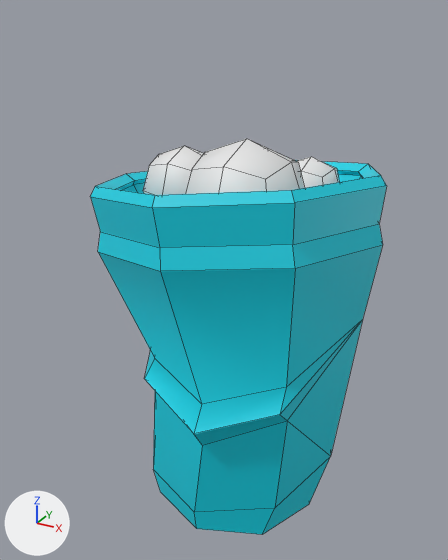
The FBX model MGSC/Assets/Project/Art/Environment/Props/Game Play Props/SlushStation/SM_Drink_Eye.fbx as it was, and as the next commit left it.
The view is the same before and after, from a camera (50 mm lens) standing at (0.203, -0.393, 0.386) and looking at (-0.007, -0.012, 0.195). Every picture has the same lights, and +X, +Y and +Z are marked at lower left. The picture after the commit comes second. Mesh edges are drawn as thin lines. Where no turn or scale is listed for an object, it has been applied to the vertices.

The older version as bpy lines, for what is in view:
```python
me_sm_eyes = bpy.data.meshes.new('SM_Eyes')
me_sm_eyes.from_pydata(...)  # 104 vertices, 96 faces; spans x -0.031..0.105, y -0.063..0.087, z -0.042..0.045
me_sm_glass = bpy.data.meshes.new('SM_Glass')
me_sm_glass.from_pydata(...)  # 112 vertices, 114 faces; spans x -0.11..0.108, y -0.105..0.113, z -0.002..0.29
# faces by material slot: [97, 17]
me_sm_glass.materials.append(mat_id1_002)  # cyan #00d3e7
me_sm_glass.materials.append(mat_id2_002)  # pink #d55ce7
ob_sm_eyes = bpy.data.objects.new('SM_Eyes', me_sm_eyes)
ob_sm_eyes.location = (-0.04, -0.0111, 0.2636)
ob_sm_glass = bpy.data.objects.new('SM_Glass', me_sm_glass)
ob_sm_glass.location = (0.0, 0.0, 0.0)
```
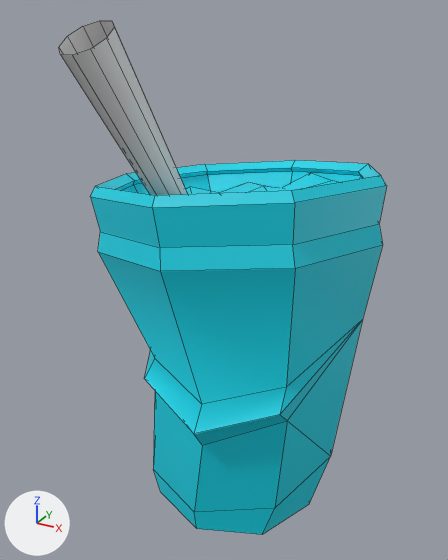
Where the newer file only moved an object's origin or applied its transform, the numbers keep the older frame.

Edits to the bpy script that builds the scene:
```text
Add me_sm_eyetopping:
    me_sm_eyetopping.from_pydata([(-0.04, -0.111, 0.377), (-0.031, -0.107, 0.38), (-0.021, -0.11, 0.38), (-0.014, -0.116, 0.377), (-0.012, -0.125, 0.372), (-0.017, -0.133, 0.367), (-0.026, -0.136, 0.364), (-0.036, -0.134, 0.364), (-0.043, -0.127, 0.367), (-0.045, -0.118, 0.372), (-0.01, -0.01, 0.185), (-0.006, -0.009, 0.186), (-0.002, -0.009, 0.186), (0.0, -0.012, 0.185), (0.001, -0.015, 0.183), (-0.001, -0.018, 0.181), (-0.005, -0.019, 0.18), (-0.008, -0.019, 0.18), (-0.011, -0.016, 0.181), (-0.011, -0.013, 0.183)], [], [(0, 10, 19, 9), (1, 11, 10, 0), (2, 12, 11, 1), (3, 13, 12, 2), (4, 14, 13, 3), (5, 15, 14, 4), (6, 16, 15, 5), (7, 17, 16, 6), (8, 18, 17, 7), (9, 19, 18, 8)])
Remove ob_sm_eyes:
    ob_sm_eyes = bpy.data.objects.new('SM_Eyes', me_sm_eyes)
    ob_sm_eyes.location = (-0.04, -0.0111, 0.2636)
Add ob_sm_eyetopping:
    ob_sm_eyetopping = bpy.data.objects.new('SM_EyeTopping', me_sm_eyetopping)
    ob_sm_eyetopping.location = (0.0, 0.0, 0.0)
```

Changed parts and their boxes [x1, y1, x2, y2] in the pictures (448 x 560 px):
'SM_EyeTopping', added
    after: [59, 21, 187, 195]
'SM_Eyes', deleted
    before: [143, 139, 339, 195]
